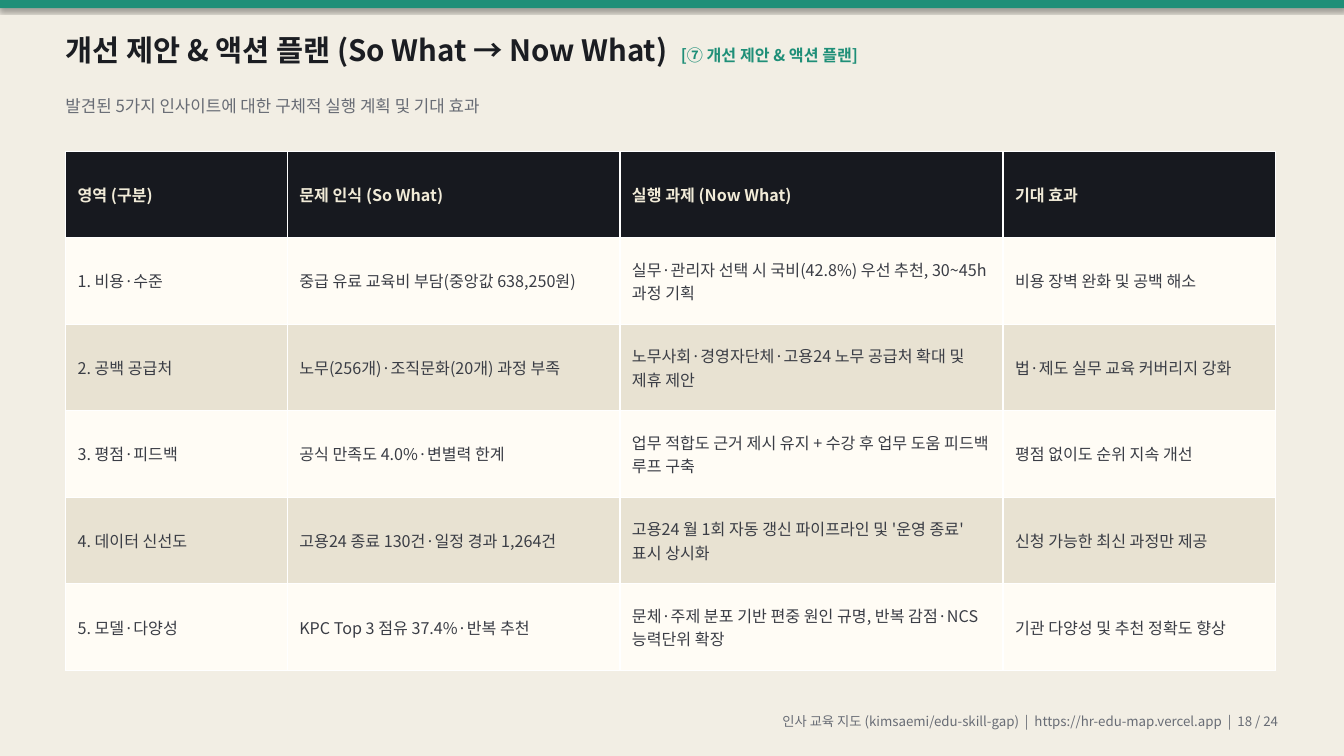
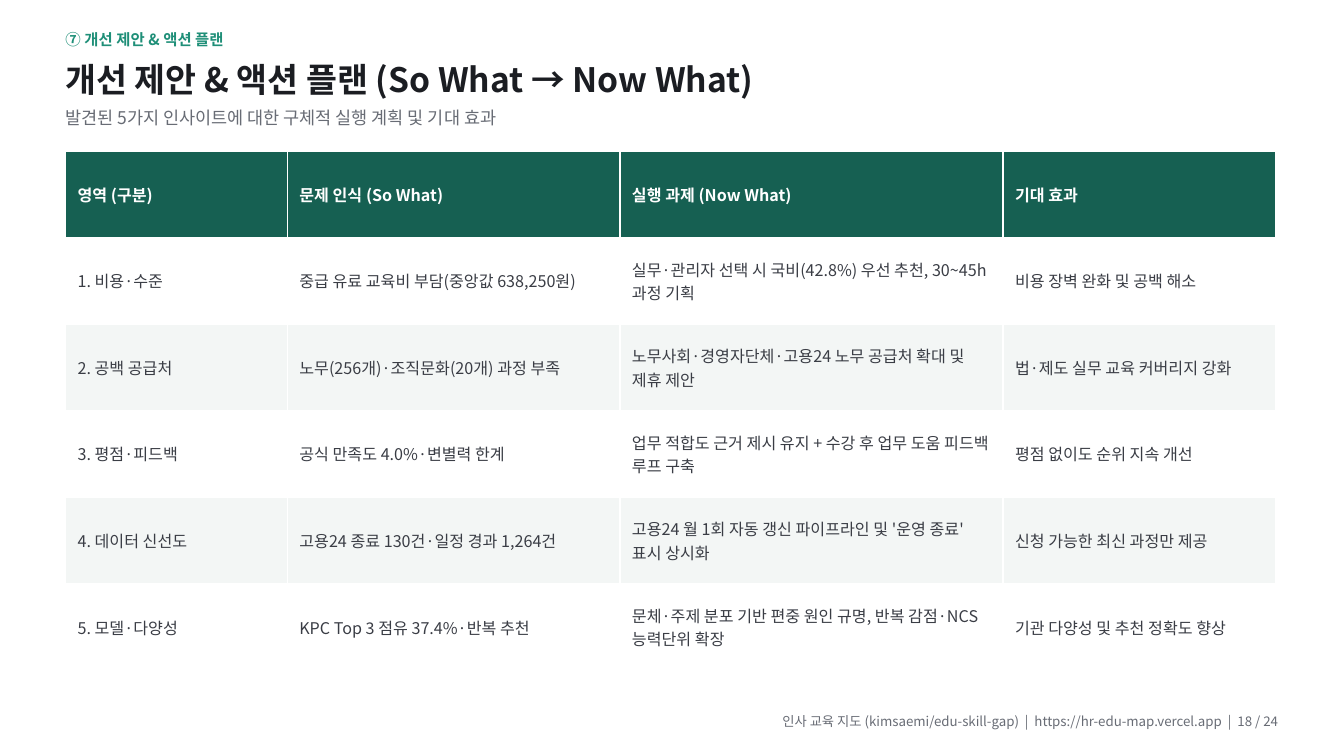
Before and after one commit to kimsaemi/edu-skill-gap, a slide deck: slide 18 of presentation/HR_교육지도_발표.pptx. Drawn at 1344x756 pixels with LibreOffice and Linux fonts; fonts in the diff are those of the drawing. Boxes give left, top, right and bottom in pixels: in the first picture for what was removed or moved away, otherwise in the second. Text is boxed around its words. In the diff, an @@ line names an element or a change of style, - is before the commit and + after.

```diff
--- a/presentation/HR_교육지도_발표.pptx
+++ b/presentation/HR_교육지도_발표.pptx
@@ rectangle at (0,0,1344,756): fill #F2EEE4 to #FFFFFF @@
@@ rectangle removed at (0,0,1344,8) @@
@@ text added at (65,32,223,47), 11 pt, text #1F8F78, bold @@
+⑦ 개선 제안 & 액션 플랜
@@ text at (65,64,753,99): text changed; size 21 to 24 pt @@
-개선 제안 & 액션 플랜 (So What → Now What) [⑦ 개선 제안 & 액션 플랜]
+개선 제안 & 액션 플랜 (So What → Now What)
@@ text "발견된 5가지 인사이트에 대한 구체적 ...": place and size @@
-text "발견된 5가지 인사이트에 대한 구체적 ..." at (65,98,480,114)
+text "발견된 5가지 인사이트에 대한 구체적 ..." at (65,109,496,126)
@@ text "발견된 5가지 인사이트에 대한 구체적 ..." at (65,109,496,126): size 12 to 12.5 pt @@
@@ table at (66,151,1275,670) @@
@@ fill #17191F to #166052 in row 1 @@
@@ fill #FFFCF5 to #FFFFFF in 12 cells @@
@@ fill #E8E2D2 to #F3F6F5 in 8 cells @@
@@ text colour #F1EBD8 to #FFFFFF in "영역 (구분)", "문제 인식 (So What)", "실행 과제 (Now What)", "기대 효과" @@
```
Also in this commit, not shown: 22 other slides changed, 4 other files.
